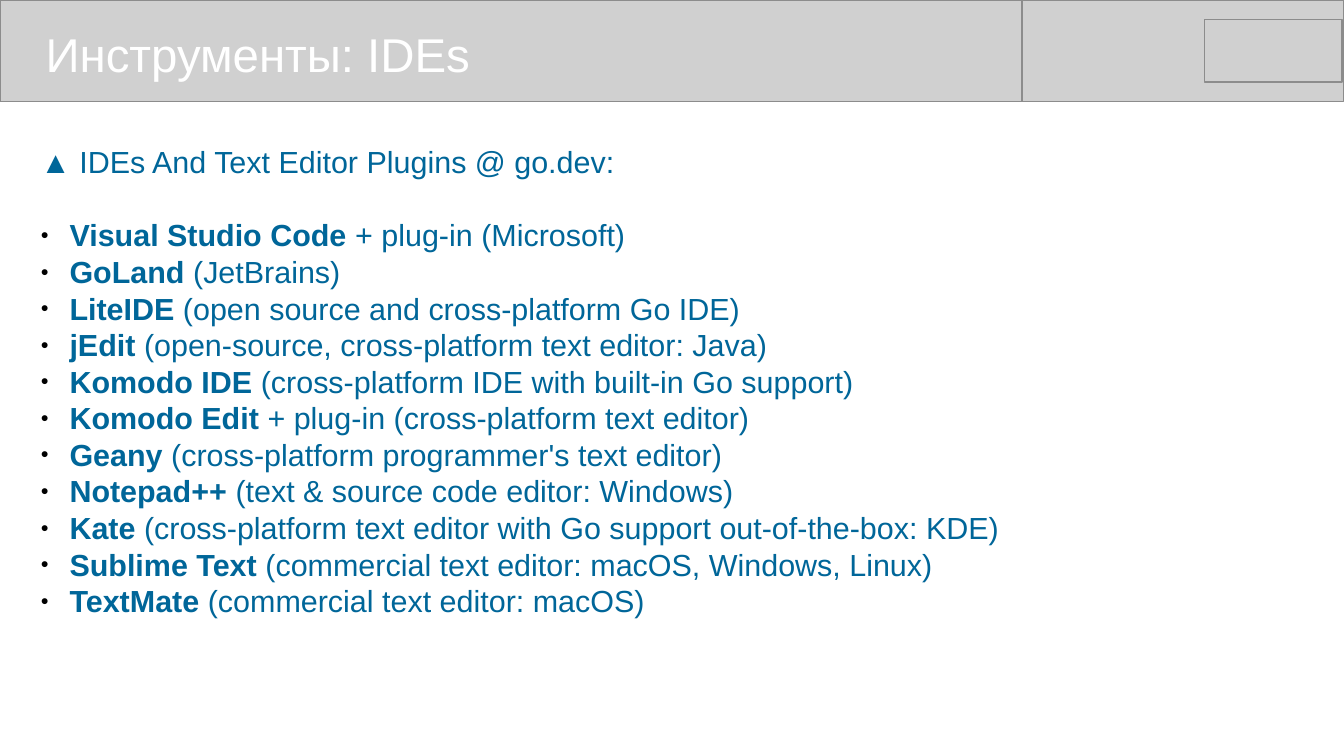
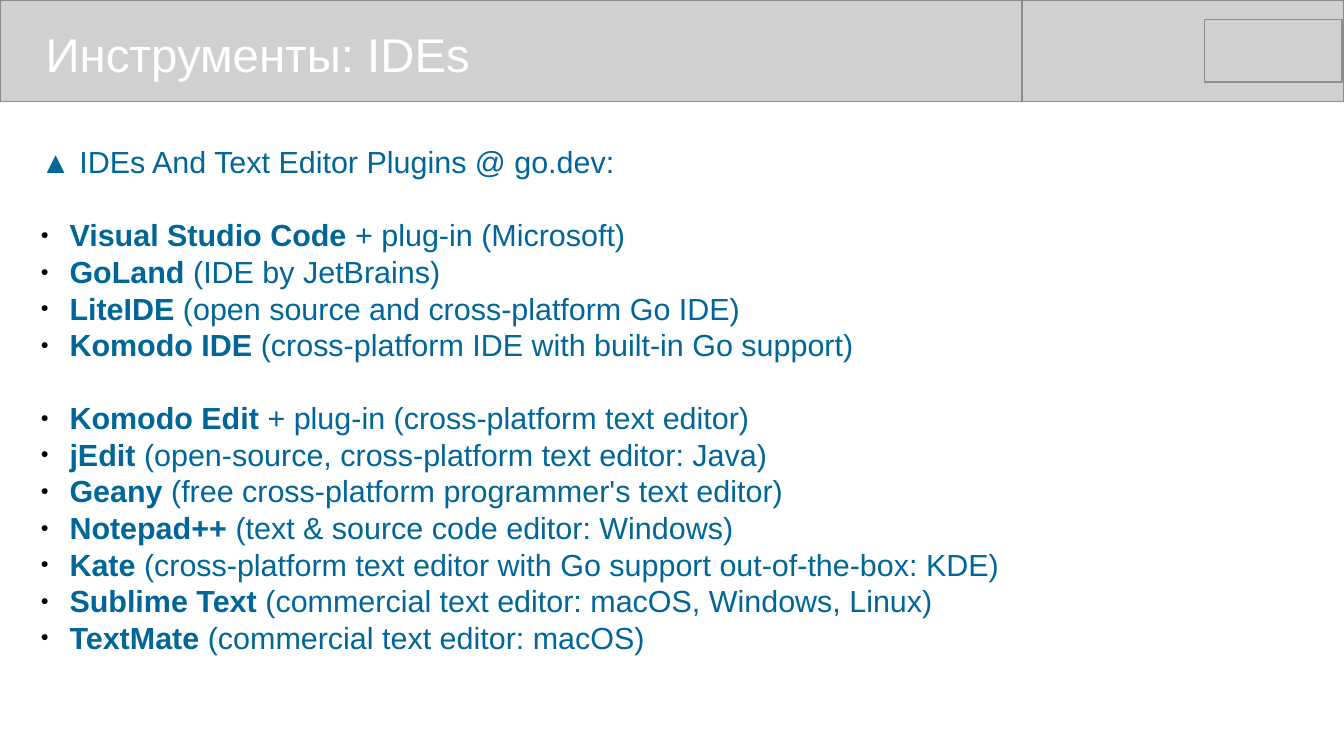
Before and after one commit to mike-shock/Go_language, a slide deck: slide 38 of Go_Review.odp (slide 35 before the commit). Drawn at 1344x756 pixels with LibreOffice and Linux fonts; fonts in the diff are those of the drawing; grey boxes stand for pictures. Boxes give left, top, right and bottom in pixels: in the first picture for what was removed or moved away, otherwise in the second. Text is boxed around its words. In the diff, an @@ line names an element or a change of style, - is before the commit and + after.

```diff
--- a/Go_Review.odp
+++ b/Go_Review.odp
@@ text at (70, 261, 440, 289): text changed @@
-● GoLand (JetBrains)
+● GoLand (IDE by JetBrains)
@@ text at (70, 334, 766, 362): paragraph removed @@
-● jEdit (open-source, cross-platform text editor: Java)
@@ text at (70, 444, 782, 508): text changed @@
-● Geany (cross-platform programmer's text editor)
+● jEdit (open-source, cross-platform text editor: Java)
+● Geany (free cross-platform programmer's text editor)
```
Also in this commit, not shown: 13 other slides changed, 2 slides added, 2 other files.
